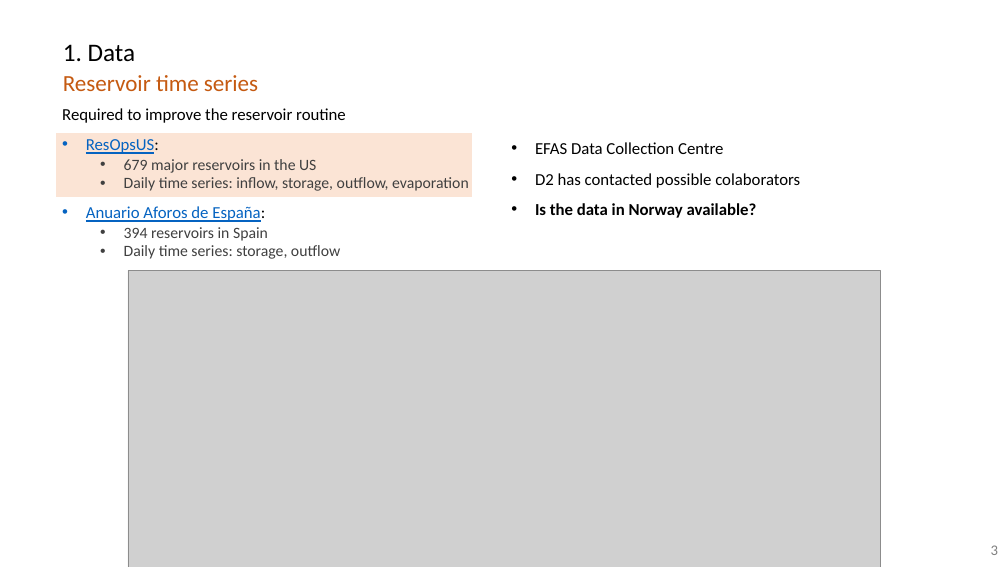
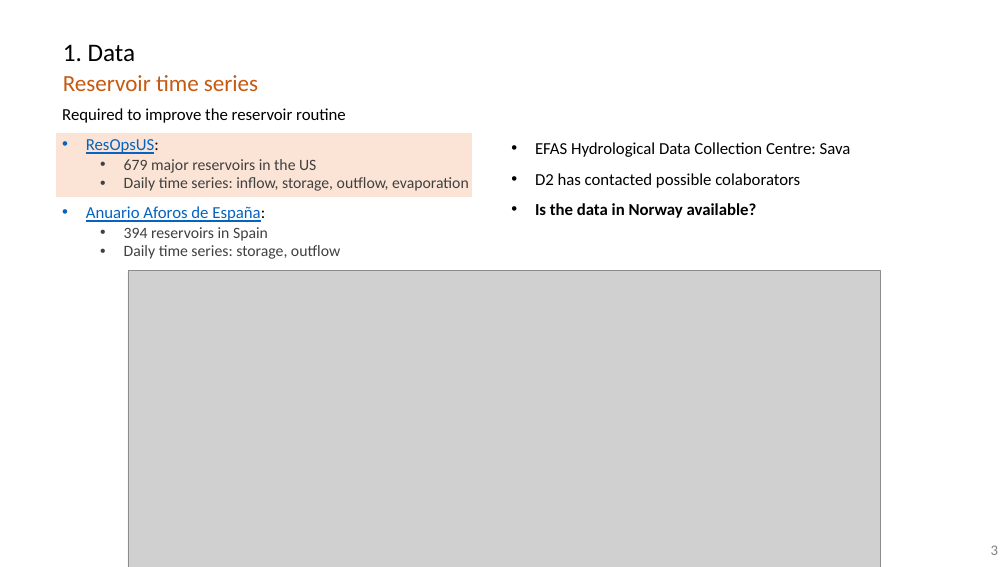
Before and after one commit to casadoj/lisflood-water_bodies, a slide deck: slide 3 of docs/meetings/20211121_D2_Gelati.pptx. Drawn at 1008x567 pixels with LibreOffice and Linux fonts; fonts in the diff are those of the drawing; grey boxes stand for pictures. Boxes give left, top, right and bottom in pixels: in the first picture for what was removed or moved away, otherwise in the second. Text is boxed around its words. In the diff, an @@ line names an element or a change of style, - is before the commit and + after.

```diff
--- a/docs/meetings/20211121_D2_Gelati.pptx
+++ b/docs/meetings/20211121_D2_Gelati.pptx
@@ text at [535, 142, 851, 157]: text changed @@
-• EFAS Data Collection Centre
+• EFAS Hydrological Data Collection Centre: Sava
```
Also in this commit, not shown: 4 other slides changed, 1 slide added.
